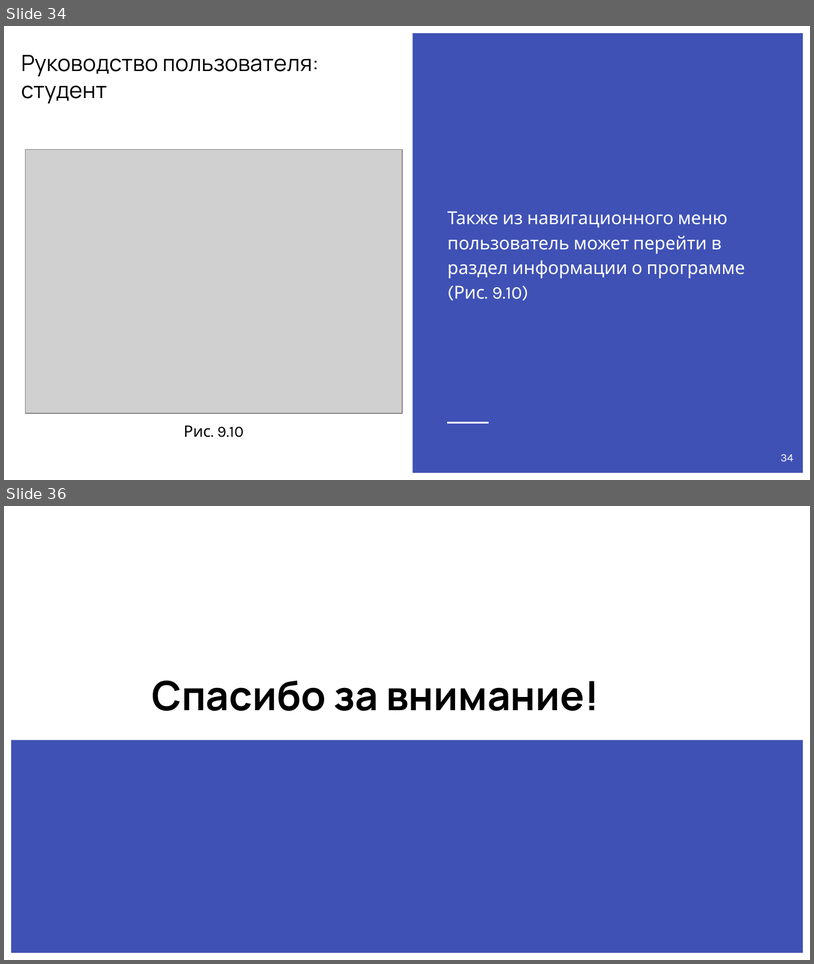
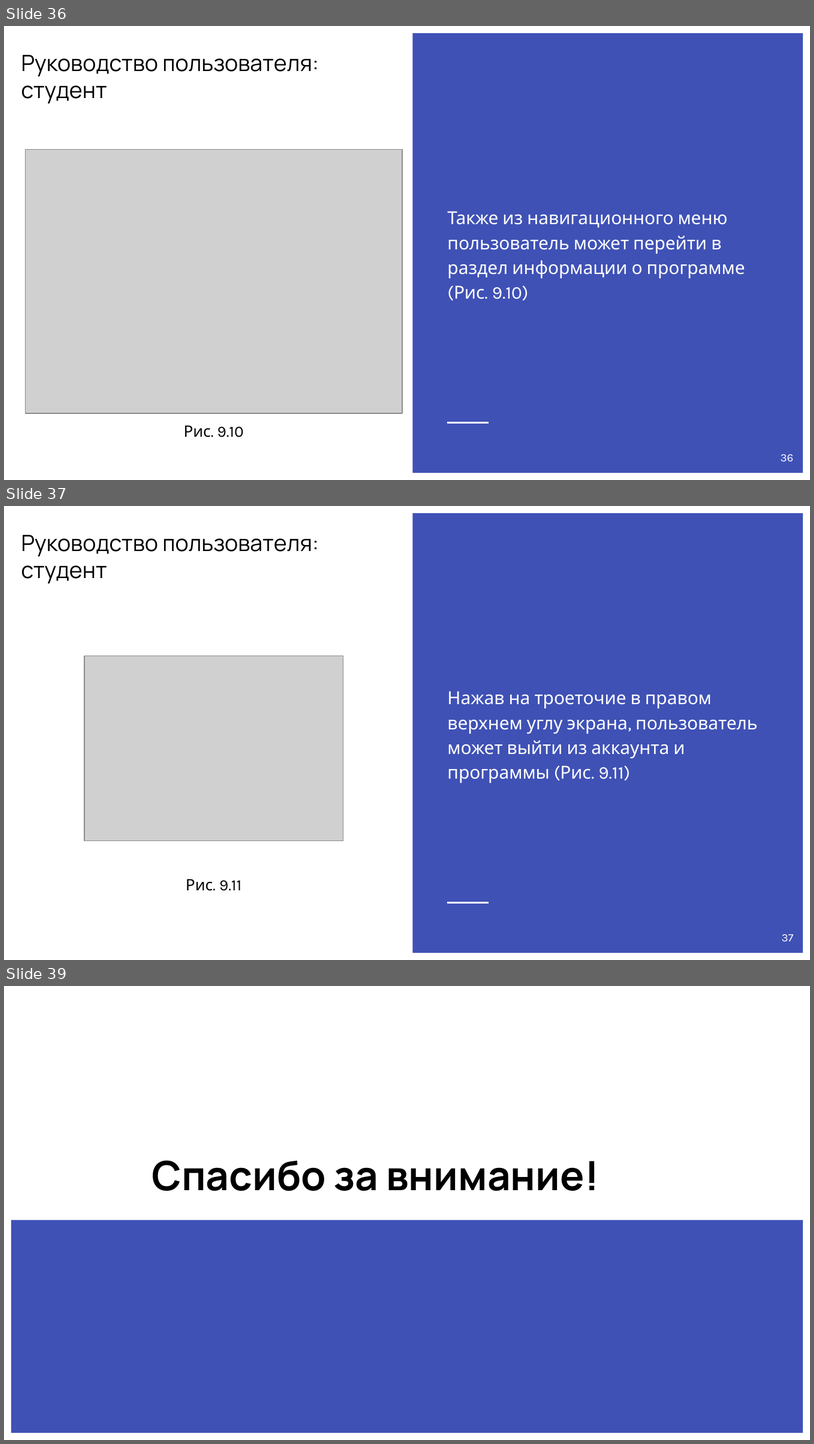
Before and after one commit to BnnQ/TestingSystem, a slide deck: Docs/M_Курсовой проект приложение «Система тестирования».pptx. Shown one above the other, each under a label of ours: slides 34 and 36 before the commit, slides 36, 37 and 39 after it; the slides between them are not shown. The pictures are 814x964 and 814x1444 pixels, drawn with LibreOffice and Linux fonts; fonts in the diff are those of the drawing; grey boxes stand for pictures. Boxes give left, top, right and bottom in pixels: in the first picture for what was removed or moved away, otherwise in the second. Text is boxed around its words. In the diff, an @@ line names an element or a change of style, - is before the commit and + after.

```diff
--- a/Docs/M_Курсовой проект приложение «Система тестирования».pptx
+++ b/Docs/M_Курсовой проект приложение «Система тестирования».pptx
@@ slide 37 added at (x1=4, y1=506, x2=810, y2=960), background #FFFFFF; not listed: 2 template elements that a slide beside it also shows @@
@@ title added at (x1=21, y1=535, x2=319, y2=583), 20 pt, text #000000 @@
+Руководство пользователя: студент
@@ picture added at (x1=84, y1=656, x2=344, y2=841) @@
@@ text added at (x1=447, y1=691, x2=758, y2=783), 16 pt, text #FFFFFF @@
+Нажав на троеточие в правом верхнем углу экрана, пользователь может выйти из аккаунта и программы (Рис. 9.11)
@@ text added at (x1=186, y1=879, x2=242, y2=891), 14 pt, text #000000 @@
+Рис. 9.11
@@ page number added at (x1=782, y1=934, x2=794, y2=941), 10 pt, text #FFFFFF @@
+37
@@ what was slide 34 is now slide 36 @@
@@ page number at (x1=781, y1=454, x2=794, y2=461): text changed @@
-34
+36
@@ what was slide 36 is now slide 39 @@
```
Also in this commit, not shown: 6 slides changed, 2 other slides added, 2 other files.
